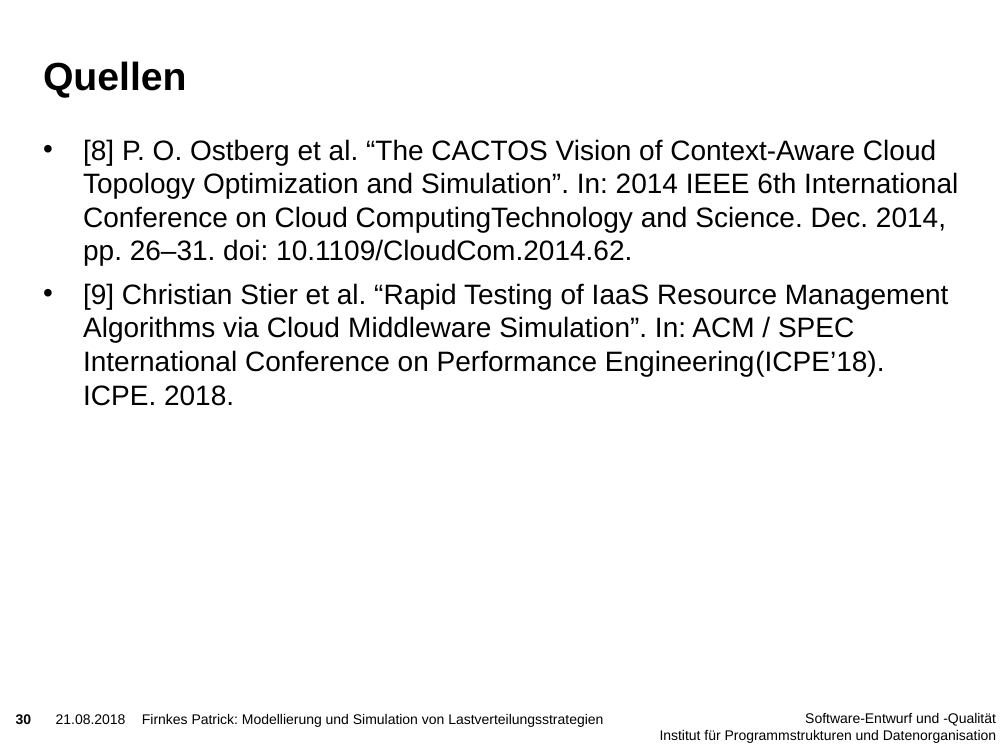
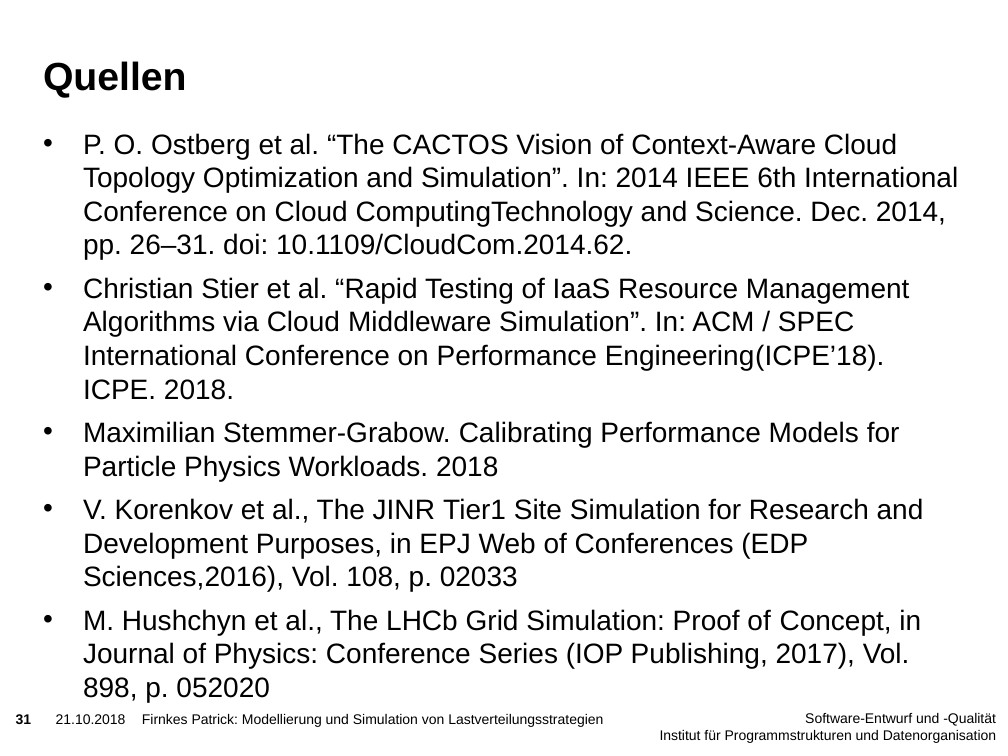
Before and after one commit to PatFirn/wlcg-loadbalancing, a slide deck: slide 31 of presentations/abschluss.pptx (slide 30 before the commit). Drawn at 1008x756 pixels with LibreOffice and Linux fonts; fonts in the diff are those of the drawing; background and template pictures are left out. Boxes give left, top, right and bottom in pixels: in the first picture for what was removed or moved away, otherwise in the second. Text is boxed around its words. In the diff, an @@ line names an element or a change of style, - is before the commit and + after.

```diff
--- a/presentations/abschluss.pptx
+++ b/presentations/abschluss.pptx
@@ text at bbox=[83, 133, 958, 668]: text changed @@
-• [8] P. O. Ostberg et al. “The CACTOS Vision of Context-Aware Cloud Topology Optimization and Simulation”. In: 2014 IEEE 6th International Conference on Cloud ComputingTechnology and Science. Dec. 2014, pp. 26–31. doi: 10.1109/CloudCom.2014.62.
-• [9] Christian Stier et al. “Rapid Testing of IaaS Resource Management Algorithms via Cloud Middleware Simulation”. In: ACM / SPEC International Conference on Performance Engineering(ICPE’18). ICPE. 2018.
+• P. O. Ostberg et al. “The CACTOS Vision of Context-Aware Cloud Topology Optimization and Simulation”. In: 2014 IEEE 6th International Conference on Cloud ComputingTechnology and Science. Dec. 2014, pp. 26–31. doi: 10.1109/CloudCom.2014.62.
+• Christian Stier et al. “Rapid Testing of IaaS Resource Management Algorithms via Cloud Middleware Simulation”. In: ACM / SPEC International Conference on Performance Engineering(ICPE’18). ICPE. 2018.
+• Maximilian Stemmer-Grabow. Calibrating Performance Models for Particle Physics Workloads. 2018
+• V. Korenkov et al., The JINR Tier1 Site Simulation for Research and Development Purposes, in EPJ Web of Conferences (EDP Sciences,2016), Vol. 108, p. 02033
+• M. Hushchyn et al., The LHCb Grid Simulation: Proof of Concept, in Journal of Physics: Conference Series (IOP Publishing, 2017), Vol. 898, p. 052020
@@ page number at bbox=[16, 714, 32, 724]: text changed @@
-30
+31
@@ text at bbox=[56, 714, 126, 724]: text changed @@
-21.08.2018
+21.10.2018
```
Also in this commit, not shown: 25 other slides changed, 7 slides added, 8 slides removed.
